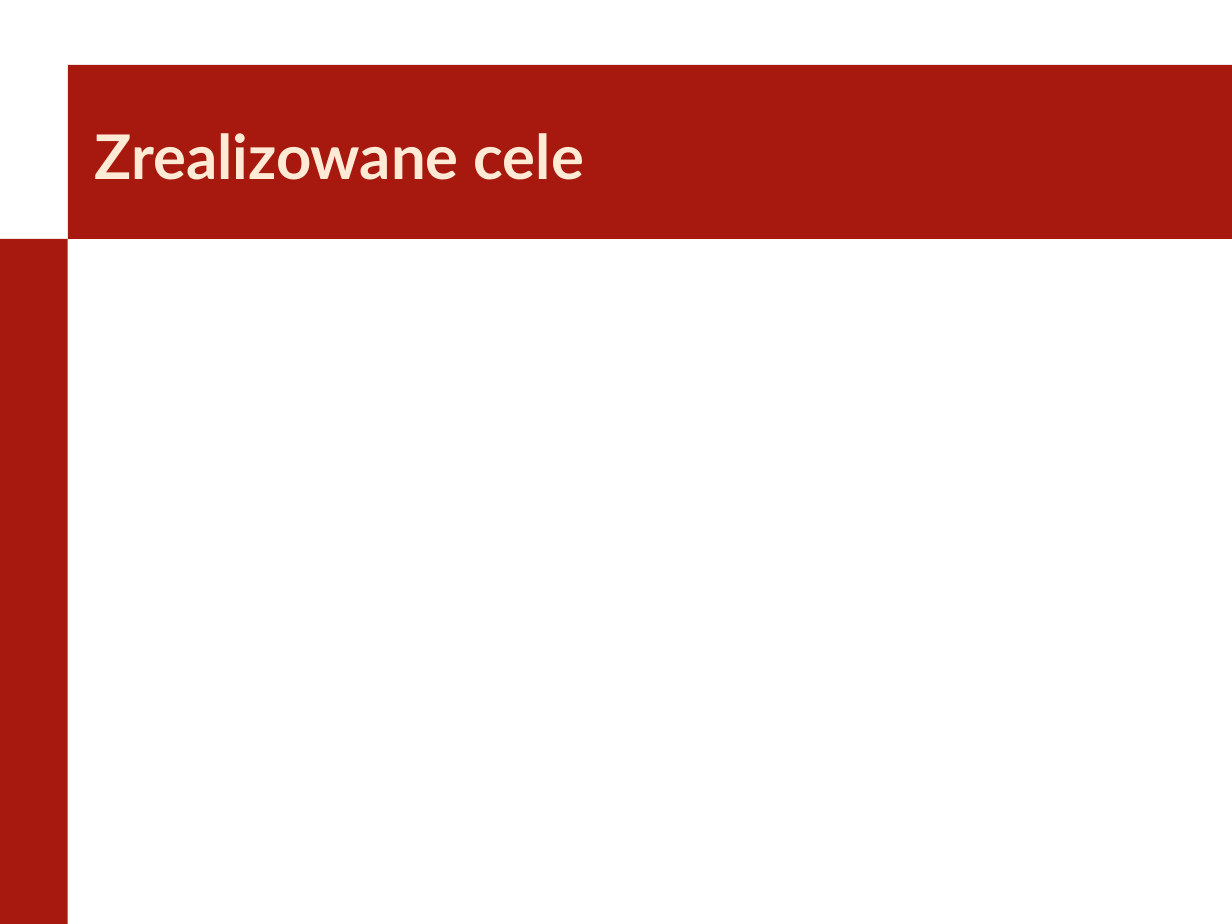
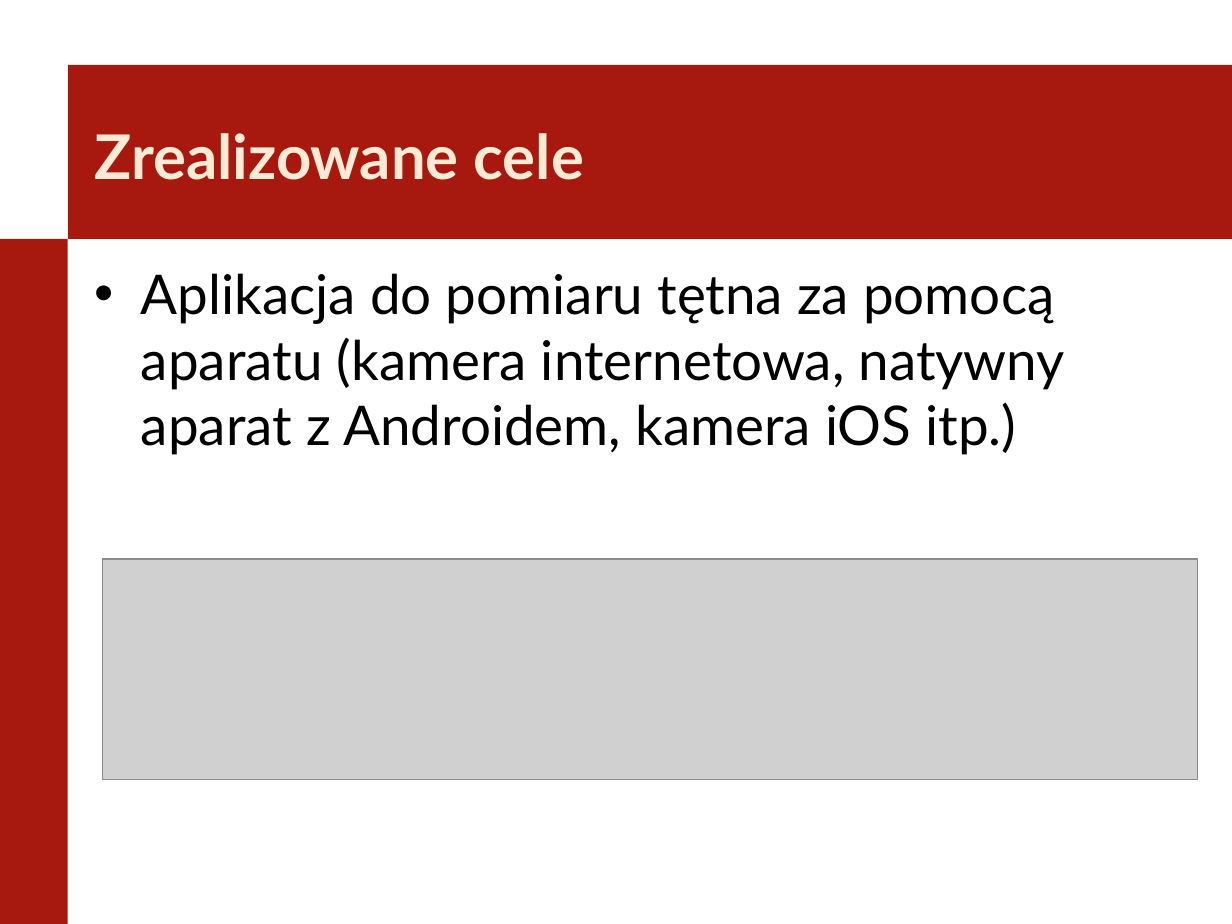
Before and after one commit to Szynal/PWR-W4-INF, a slide deck: slide 15 of Seminarium Dyplomowe/SeminariumDyplomowe.pptx (slide 14 before the commit). Drawn at 1232x924 pixels with LibreOffice and Linux fonts; fonts in the diff are those of the drawing; grey boxes stand for pictures; background and template pictures are left out. Boxes give left, top, right and bottom in pixels: in the first picture for what was removed or moved away, otherwise in the second. Text is boxed around its words. In the diff, an @@ line names an element or a change of style, - is before the commit and + after.

```diff
--- a/Seminarium Dyplomowe/SeminariumDyplomowe.pptx
+++ b/Seminarium Dyplomowe/SeminariumDyplomowe.pptx
@@ text added at box(141, 273, 1065, 455), 32 pt, text #000000 @@
+• Aplikacja do pomiaru tętna za pomocą aparatu (kamera internetowa, natywny aparat z Androidem, kamera iOS itp.)
@@ picture added at box(102, 559, 1198, 780) @@
```
Also in this commit, not shown: 10 other slides changed, 4 slides added, 4 slides removed, 2 other files.
